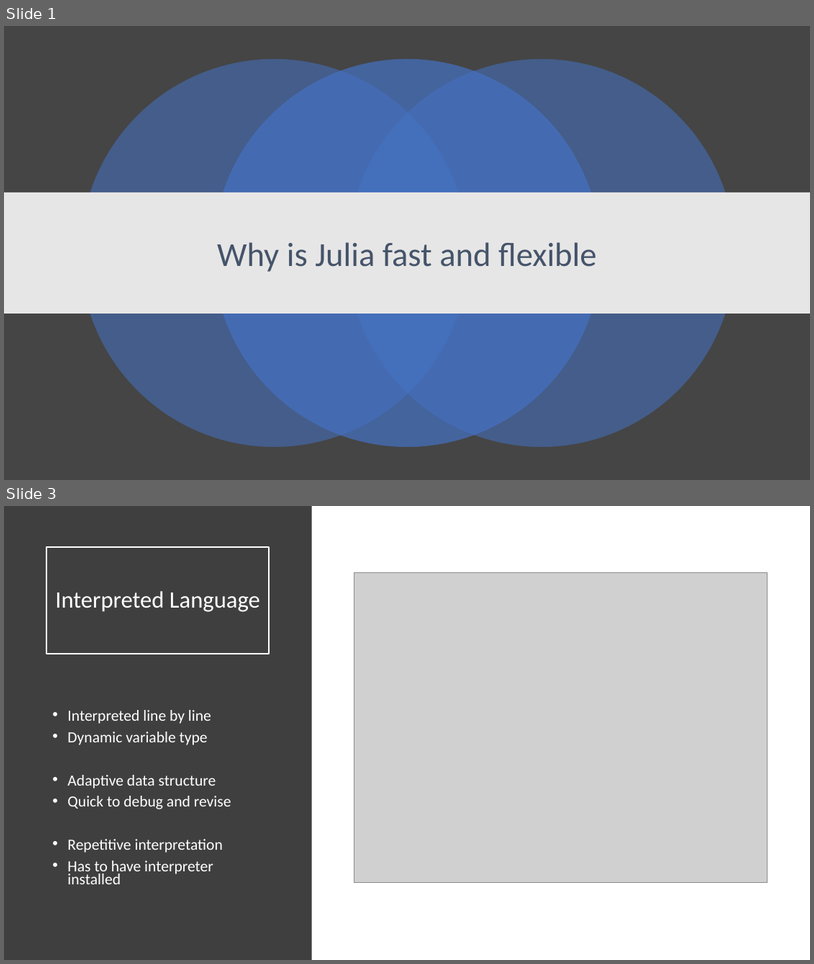
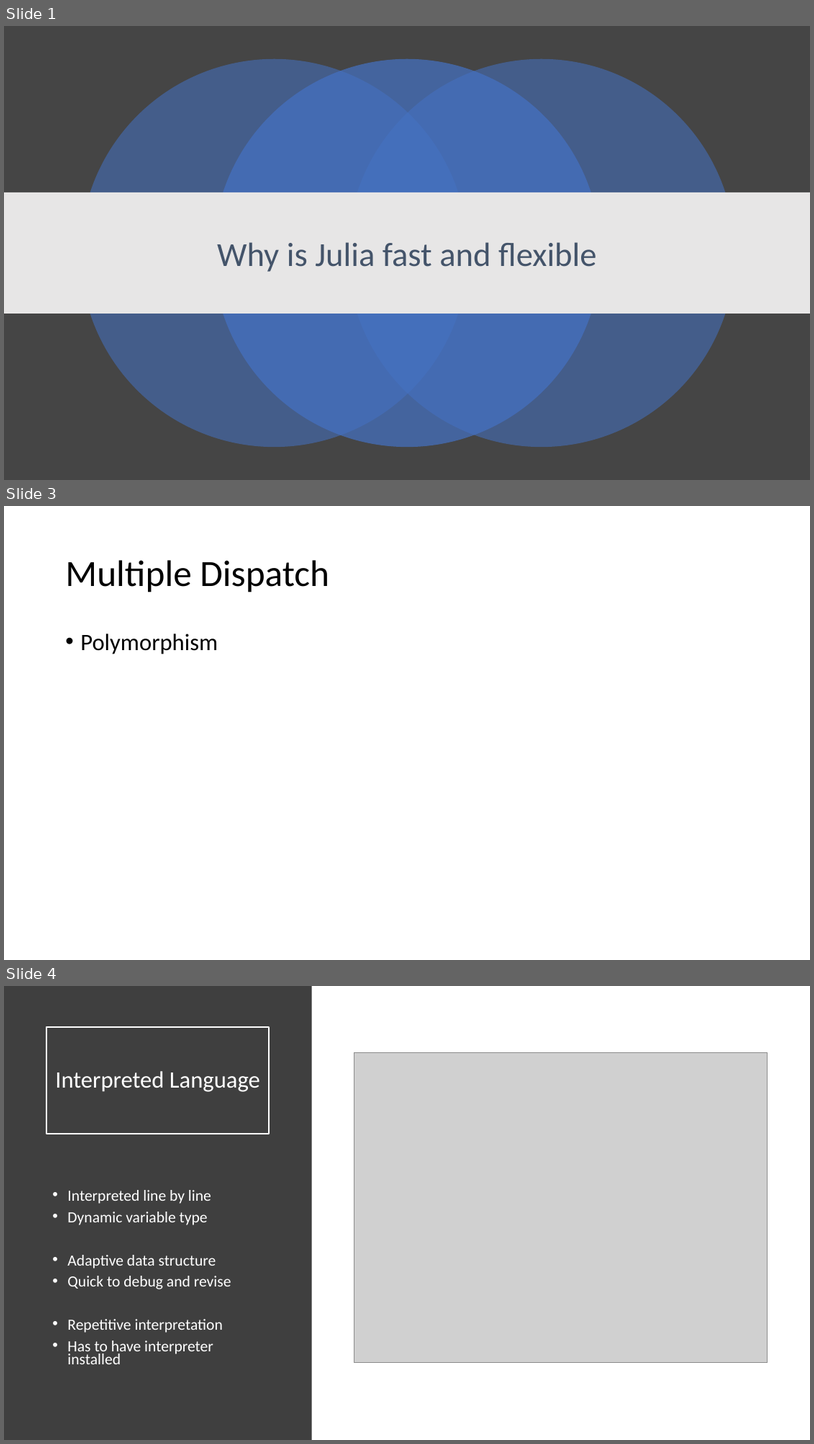
Before and after one commit to senresearch/julia-intro-docs, a slide deck: notebooks/xiaoqi-why-julia-fast.pptx. Shown one above the other, each under a label of ours: slides 1 and 3 before the commit, slides 1, 3 and 4 after it; the slides between them are not shown. The pictures are 814x964 and 814x1444 pixels, drawn with LibreOffice and Linux fonts; fonts in the diff are those of the drawing; grey boxes stand for pictures. Boxes give left, top, right and bottom in pixels: in the first picture for what was removed or moved away, otherwise in the second. Text is boxed around its words. In the diff, an @@ line names an element or a change of style, - is before the commit and + after.

```diff
--- a/notebooks/xiaoqi-why-julia-fast.pptx
+++ b/notebooks/xiaoqi-why-julia-fast.pptx
@@ slide 3 added at <box>4,506,810,960</box>, background #FFFFFF @@
@@ title added at <box>65,560,329,592</box>, 44 pt, text #000000 @@
+Multiple Dispatch
@@ text added at <box>80,633,218,654</box>, 28 pt, text #000000 @@
+• Polymorphism
@@ what was slide 3 is now slide 4 @@
```
Also in this commit, not shown: 1 other slide added, 1 slide removed.
